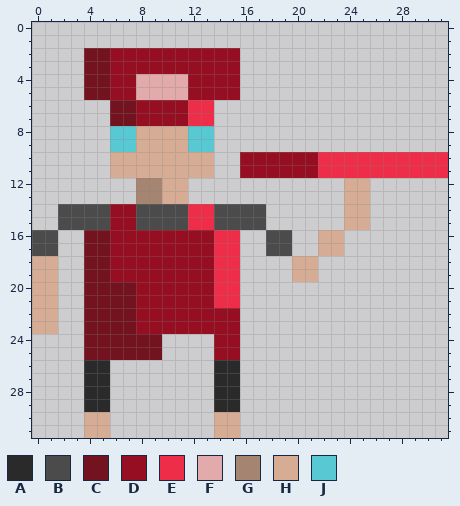
Pixel-art sprite -- src/main/java/com/javafwp/sprites/player-idle1.png. Above is the file before it was changed.
The file is 32x32 pixels. Colours within 5 levels of each other are drawn and written as one.
Palette (. is transparent): A #2a2a2a  B #4b4b4b  C #741320  D #960e21  E #ee2d48  F #e2aaaa  G #a58571  H #d6ad94  J #58c8d2
Pixels before, first column x 0:
 2 ....CCDDDDDDDDDD................
 3 ....CCDDDDDDDDDD................
 4 ....CCDDFFFFDDDD................
 5 ....CCDDFFFFDDDD................
 6 ......CCDDDDEE..................
 7 ......CCDDDDEE..................
 8 ......JJHHHHJJ..................
 9 ......JJHHHHJJ..................
10 ......HHHHHHHH..DDDDDDEEEEEEEEEE
11 ......HHHHHHHH..DDDDDDEEEEEEEEEE
12 ........GGHH............HH......
13 ........GGHH............HH......
14 ..BBBBDDBBBBEEBBBB......HH......
15 ..BBBBDDBBBBEEBBBB......HH......
16 BB..CCDDDDDDDDEE..BB..HH........
17 BB..CCDDDDDDDDEE..BB..HH........
18 HH..CCDDDDDDDDEE....HH..........
19 HH..CCDDDDDDDDEE....HH..........
20 HH..CCCCDDDDDDEE................
21 HH..CCCCDDDDDDEE................
22 HH..CCCCDDDDDDDD................
23 HH..CCCCDDDDDDDD................
24 ....CCCCCC....DD................
25 ....CCCCCC....DD................
26 ....AA........AA................
27 ....AA........AA................
28 ....AA........AA................
29 ....AA........AA................
30 ....HH........HH................
31 ....HH........HH................
The result:
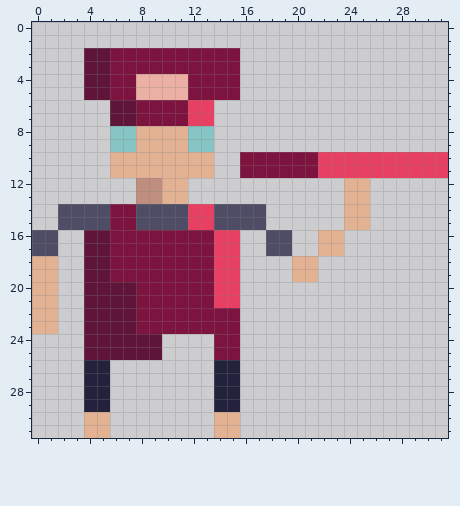
Difference:
Colour A changes from #2a2a2a to #22223d.
Colour B changes from #4b4b4b to #4f4d66.
Colour C changes from #741320 to #5f153a.
Colour D changes from #960e21 to #7d133f.
Colour E changes from #ee2d48 to #e84062.
Colour F changes from #e2aaaa to #ebb0a3.
Colour G changes from #a58571 to #bf8e7e.
Colour H changes from #d6ad94 to #e2b292.
Colour J changes from #58c8d2 to #87c4c4.
